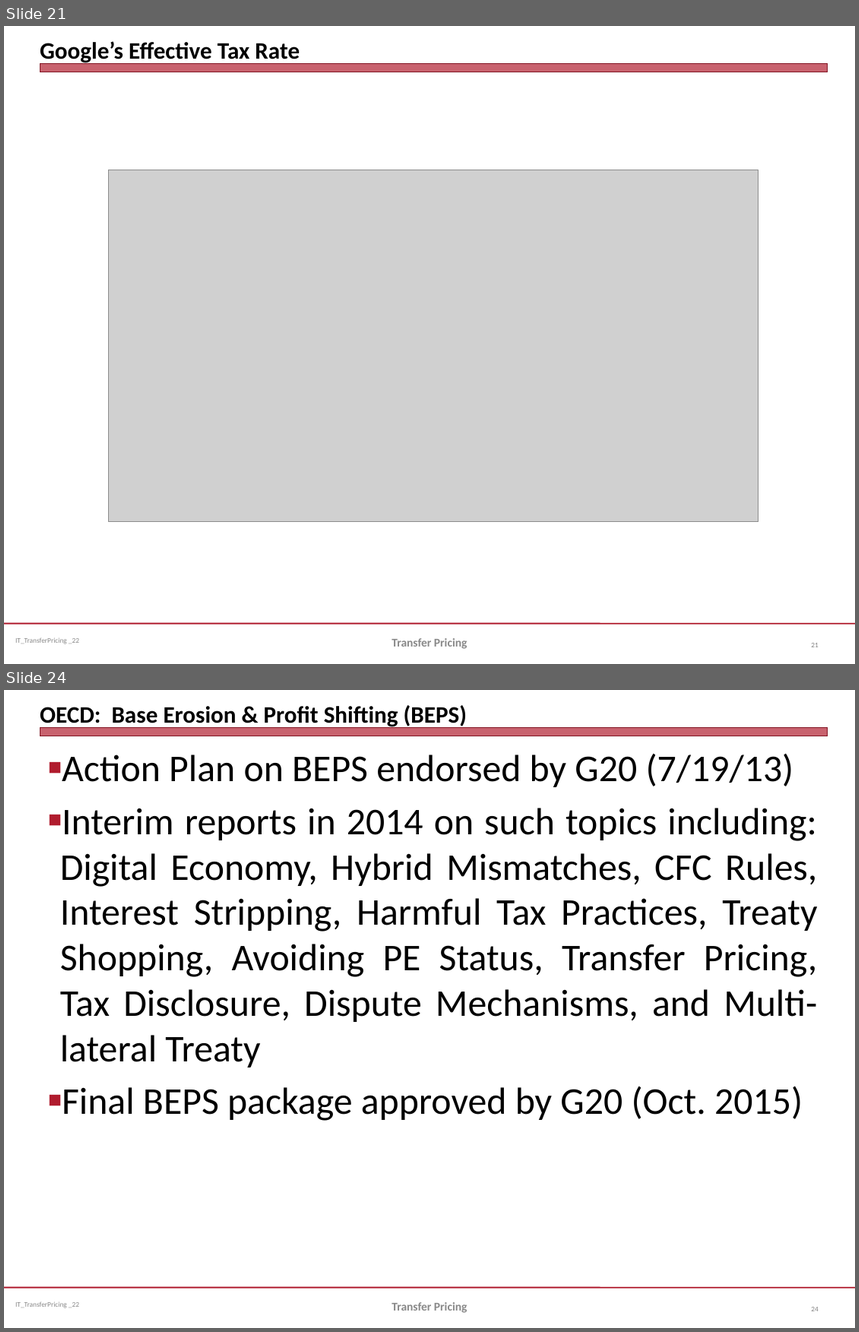
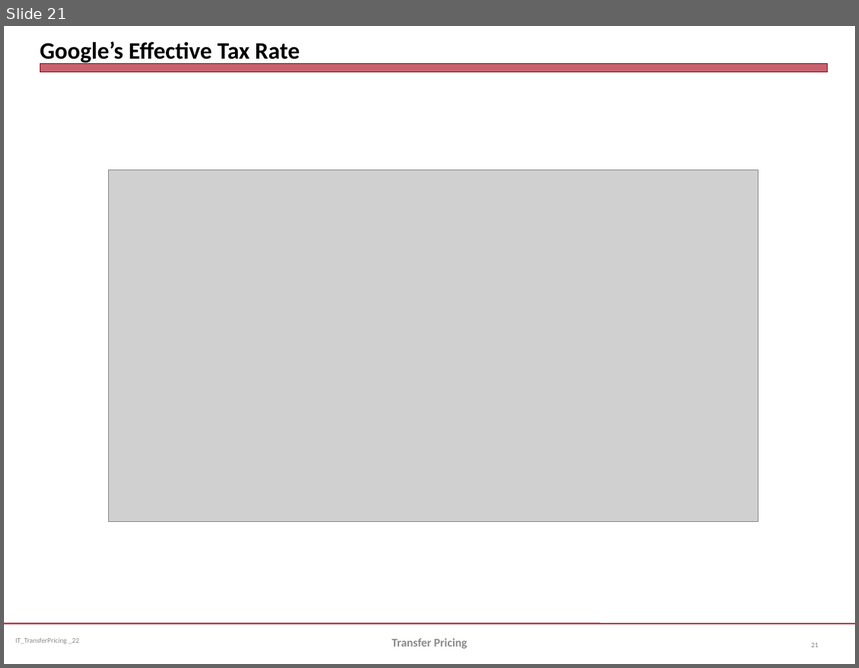
Before and after one commit to jmc877/International-Tax, a slide deck: slides/IT_TransferPricing_2022.pptx. Shown one above the other, each under a label of ours: slides 21 and 24 before the commit, slide 21 after it; the slides between them are not shown. The pictures are 859x1332 and 859x668 pixels, drawn with LibreOffice and Linux fonts; fonts in the diff are those of the drawing; grey boxes stand for pictures. Boxes give left, top, right and bottom in pixels: in the first picture for what was removed or moved away, otherwise in the second. Text is boxed around its words. In the diff, an @@ line names an element or a change of style, - is before the commit and + after.

```diff
--- a/slides/IT_TransferPricing_2022.pptx
+++ b/slides/IT_TransferPricing_2022.pptx
@@ slide 24 removed at (x1=4, y1=690, x2=855, y2=1328), background #FFFFFF; not listed: 3 template elements that a slide beside it also shows @@
@@ title removed at (x1=40, y1=705, x2=467, y2=729) @@
-OECD: Base Erosion & Profit Shifting (BEPS)
@@ text removed at (x1=60, y1=754, x2=817, y2=1121) @@
-■ Action Plan on BEPS endorsed by G20 (7/19/13)
-■ Interim reports in 2014 on such topics including: Digital Economy, Hybrid Mismatches, CFC Rules, Interest Stripping, Harmful Tax Practices, Treaty Shopping, Avoiding PE Status, Transfer Pricing, Tax Disclosure, Dispute Mechanisms, and Multi-lateral Treaty
-■ Final BEPS package approved by G20 (Oct. 2015)
@@ text removed at (x1=392, y1=1303, x2=468, y2=1313) @@
-Transfer Pricing
@@ page number removed at (x1=811, y1=1307, x2=818, y2=1312) @@
-24
```
Also in this commit, not shown: 10 slides changed, 1 other slide removed, 1 other file.
